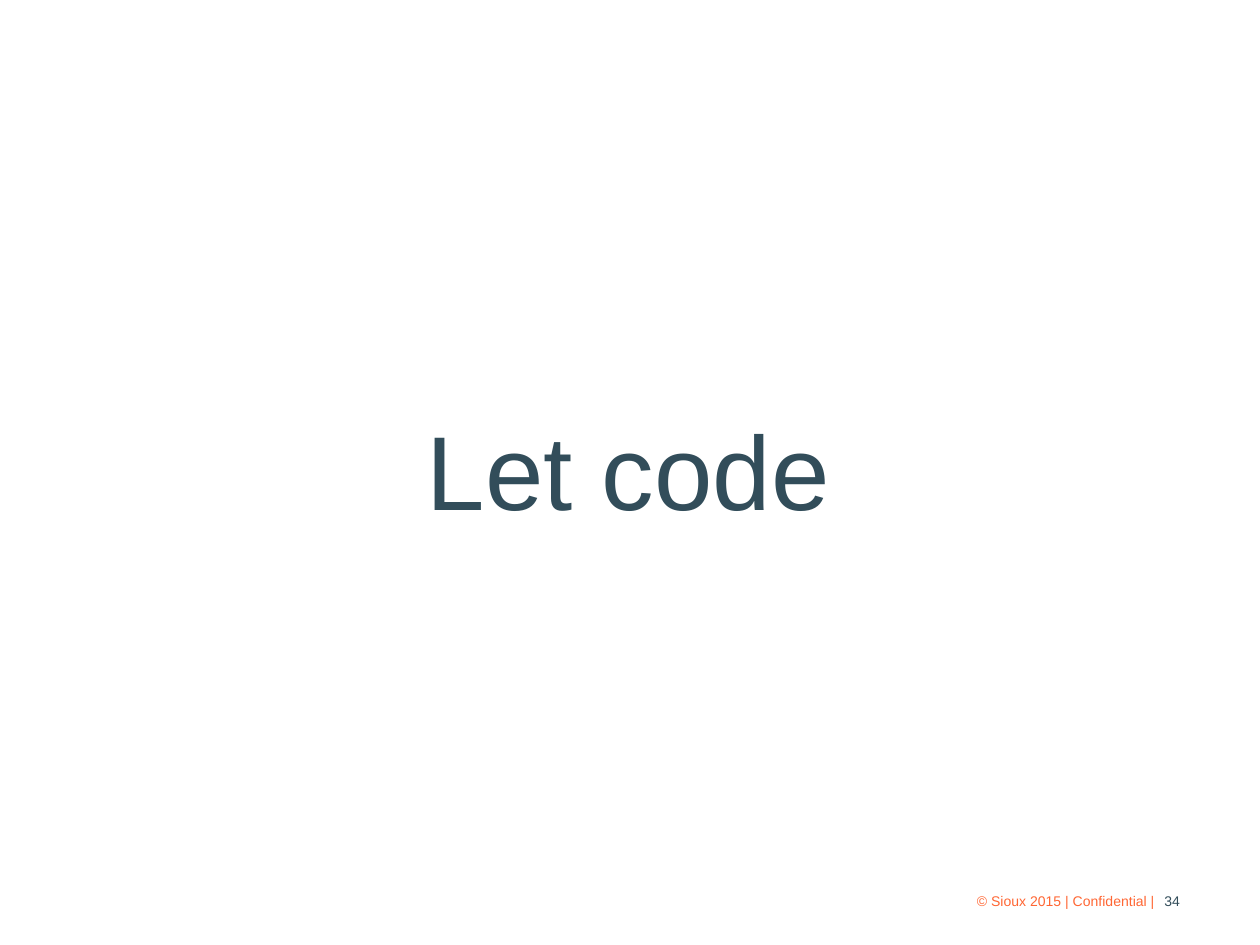
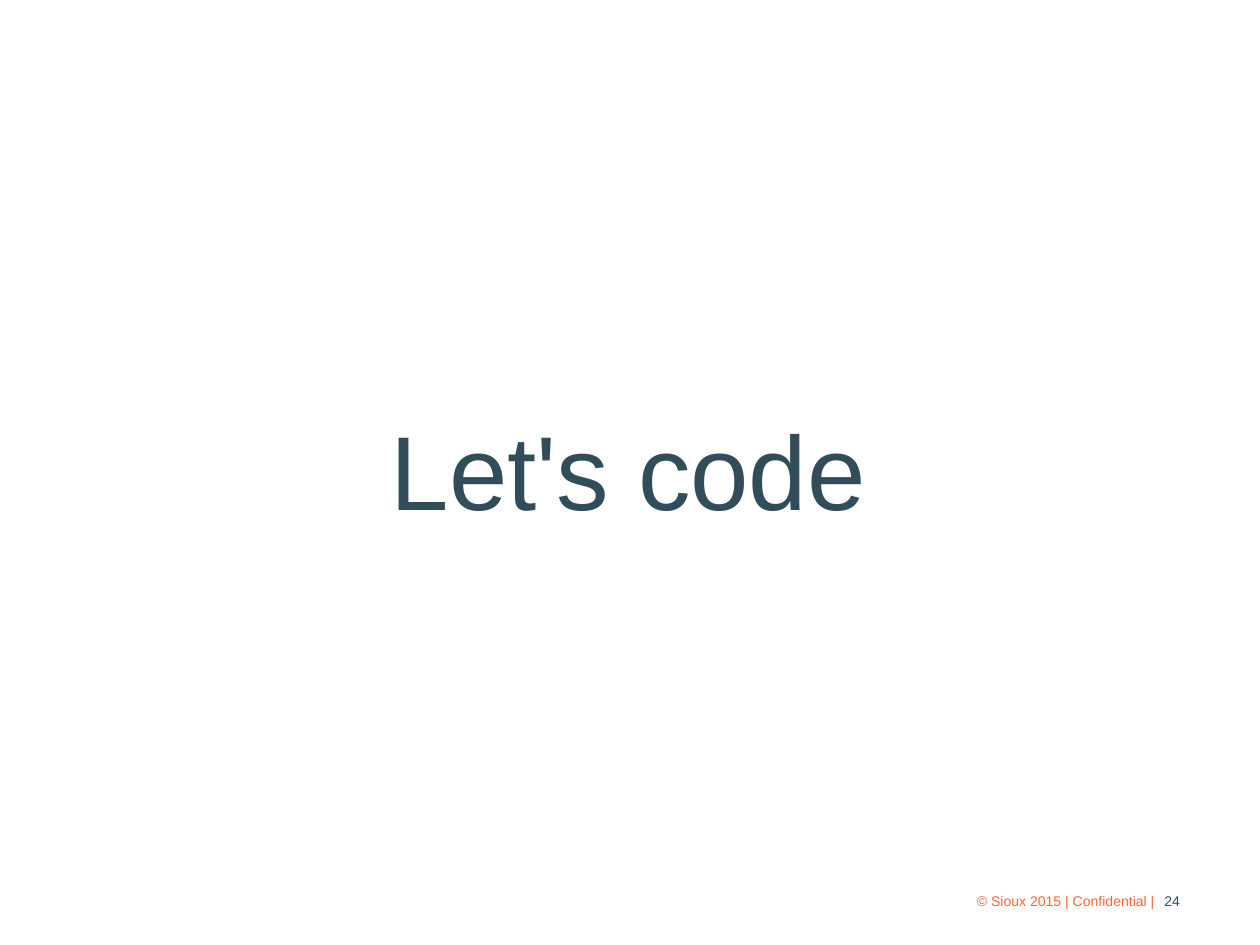
Before and after one commit to QuanTran91/SiouxCommunity, a slide deck: slide 24 of doc/Lecture 5 - 2015.09.26 Design Pattern.pptx (slide 34 before the commit). Drawn at 1260x945 pixels with LibreOffice and Linux fonts; fonts in the diff are those of the drawing; background and template pictures are left out. Boxes give left, top, right and bottom in pixels: in the first picture for what was removed or moved away, otherwise in the second. Text is boxed around its words. In the diff, an @@ line names an element or a change of style, - is before the commit and + after.

```diff
--- a/doc/Lecture 5 - 2015.09.26 Design Pattern.pptx
+++ b/doc/Lecture 5 - 2015.09.26 Design Pattern.pptx
@@ text at [391,434,866,511]: text changed @@
-Let code
+Let's code
@@ page number at [1164,896,1180,906]: text changed @@
-34
+24
```
Also in this commit, not shown: 5 other slides changed.
